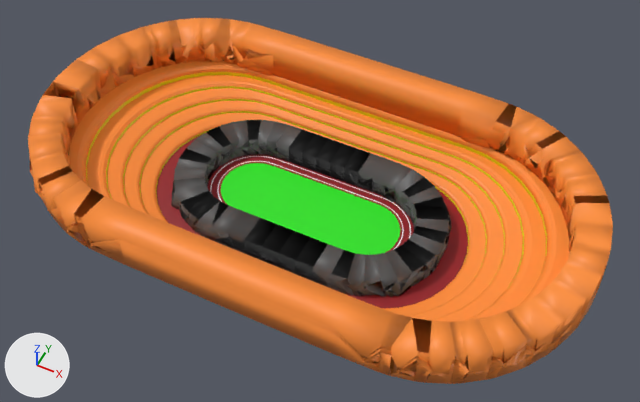
A saved change to the Blender file Ludum Dare 53/Assets/Track.blend.
One viewpoint serves both versions: a camera (50 mm lens) standing at (28.19, -12.77, 12.69) and looking at (23.27, -2.92, 0.39). Lighting does not change. The marker at lower left points along +X, +Y and +Z.
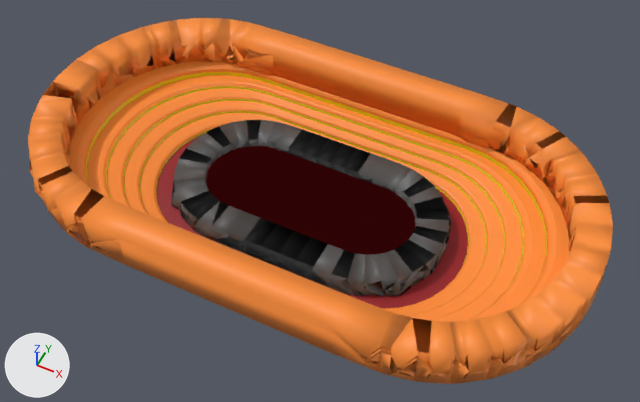
What differs and where, as boxes [x1, y1, x2, y2] in the pictures (640 x 402 px):
'Track_2', added (red): after [207, 146, 415, 255]
'Track_1', added (red): after [213, 150, 407, 254]
'Track_3', added (red): after [206, 146, 416, 255]

The change in detail:
Mesh me_circle_005 is new.
It has 34 vertices, 1 face and spans x -0.93..2.93, y -0.93..0.93, z 0.21.
It uses material mat_material_001 (red #93131d).
Mesh me_circle_004 is new.
It has 34 vertices, 1 face and spans x -0.81..2.81, y -0.81..0.81, z 0.21.
It uses material mat_material_001 (red #93131d).
Mesh me_circle_002 is new.
It has 34 vertices, 1 face and spans x -0.69..2.69, y -0.69..0.69, z 0.21.
It uses material mat_material_001 (red #93131d).
Object 'Track_3' (ob_track_3) is new; it shows me_circle_005.
Its location is (21.84, -2.87, 0.0).
Its scale is (1.16, 1.16, 1.16).
Object 'Track_2' (ob_track_2) is new; it shows me_circle_004.
Its location is (21.84, -2.87, 0.0).
Its scale is (1.16, 1.16, 1.16).
Object 'Track_1' (ob_track_1) is new; it shows me_circle_002.
Its location is (21.84, -2.87, 0.0).
Its scale is (1.16, 1.16, 1.16).
